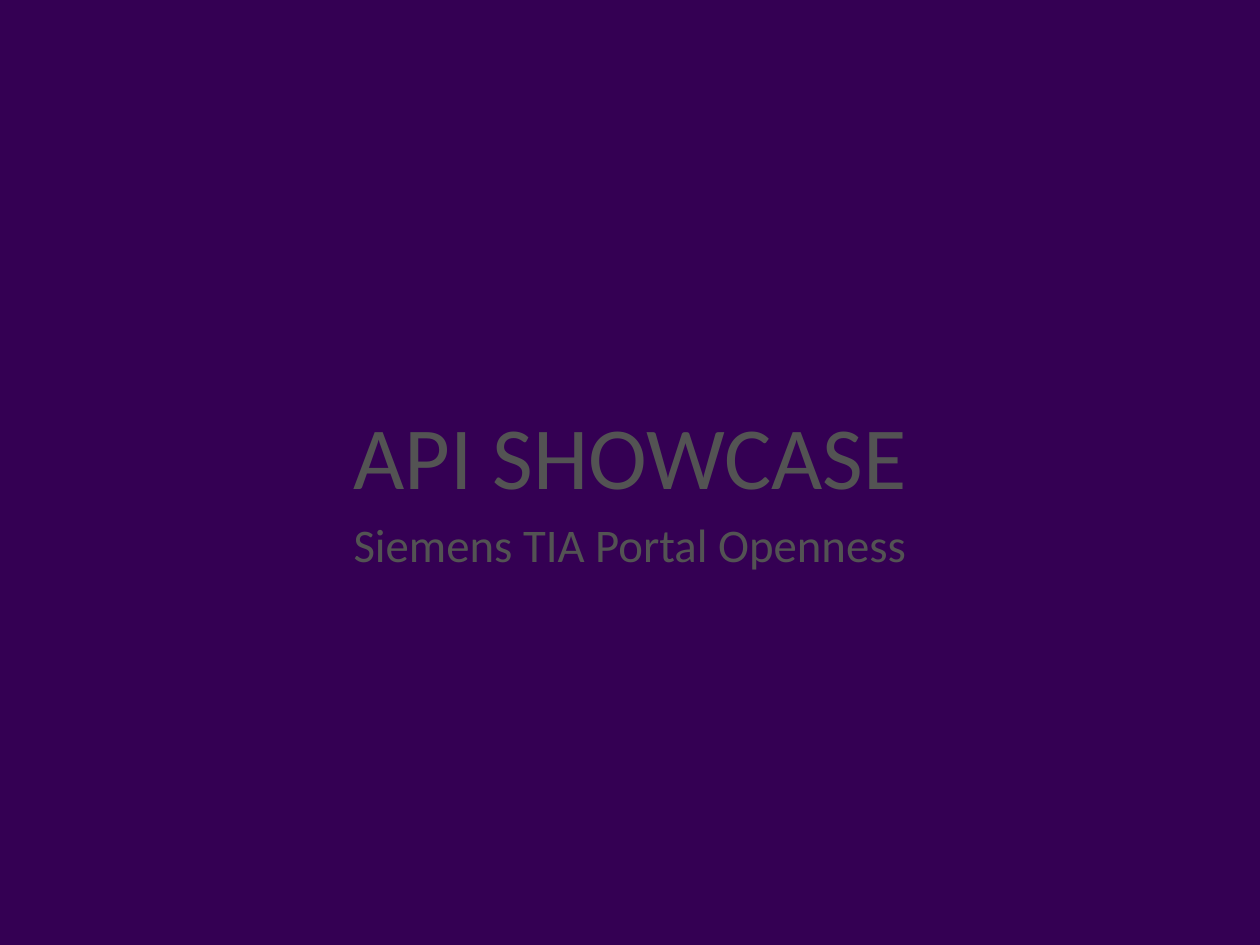
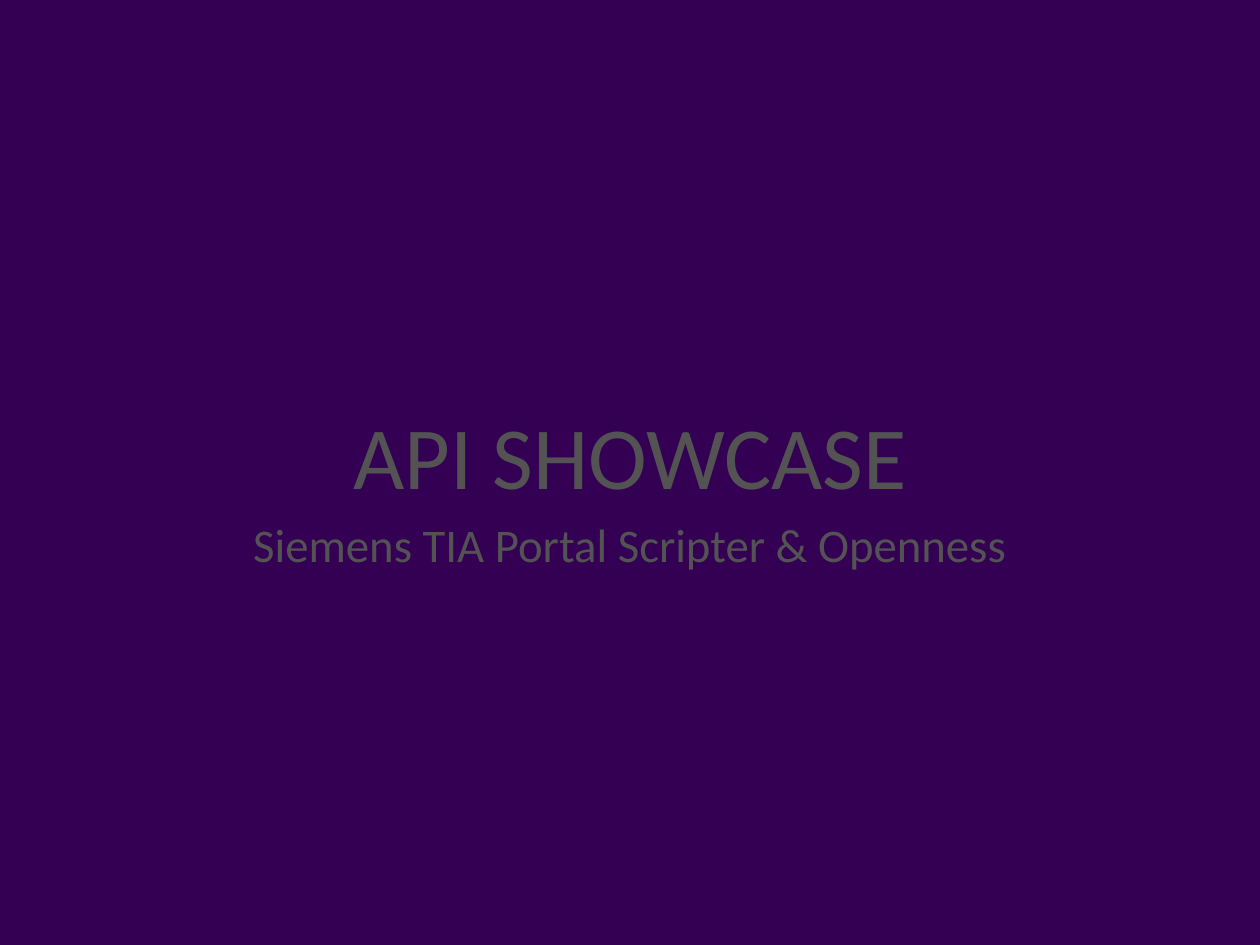
Before and after one commit to ibKastl/ibKastl.ApiShowcase, a slide deck: slide 1 of data/Siemens/API Showcase - Siemens TIA Portal.pptx. Drawn at 1260x945 pixels with LibreOffice and Linux fonts; fonts in the diff are those of the drawing; background and template pictures are left out. Boxes give left, top, right and bottom in pixels: in the first picture for what was removed or moved away, otherwise in the second. Text is boxed around its words. In the diff, an @@ line names an element or a change of style, - is before the commit and + after.

Commit message:
Presentations

```diff
--- a/data/Siemens/API Showcase - Siemens TIA Portal.pptx
+++ b/data/Siemens/API Showcase - Siemens TIA Portal.pptx
@@ subtitle at (x1=253, y1=530, x2=1006, y2=570): text changed @@
-Siemens TIA Portal Openness
+Siemens TIA Portal Scripter & Openness
```
Also in this commit, not shown: 5 other slides changed, 2 slides added, 1 other file.
